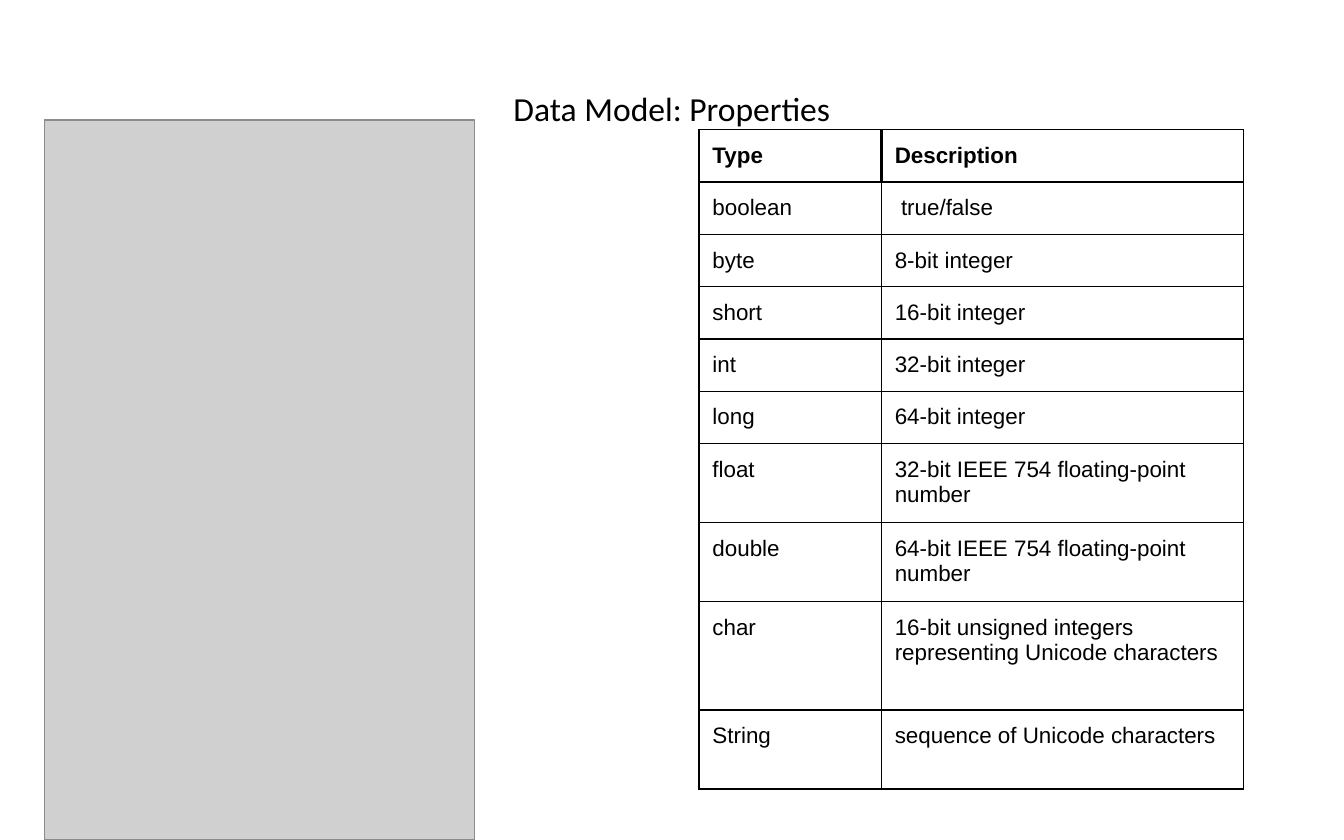
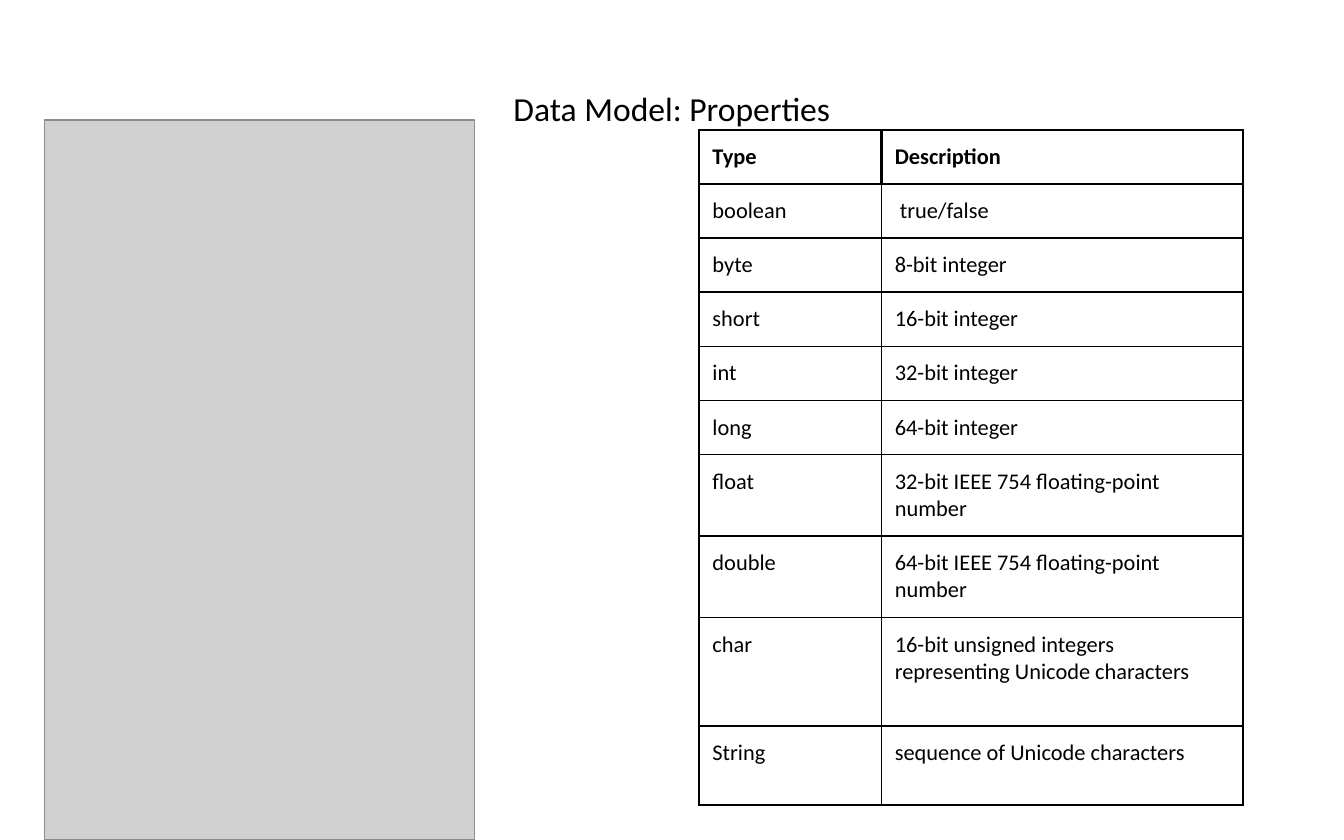
Before and after one commit to hogeschool/INFDEV026B, a slide deck: slide 21 of 2016-2017/Lecture 5.pptx. Drawn at 1344x840 pixels with LibreOffice and Linux fonts; fonts in the diff are those of the drawing; grey boxes stand for pictures. Boxes give left, top, right and bottom in pixels: in the first picture for what was removed or moved away, otherwise in the second. Text is boxed around its words. In the diff, an @@ line names an element or a change of style, - is before the commit and + after.

```diff
--- a/2016-2017/Lecture 5.pptx
+++ b/2016-2017/Lecture 5.pptx
@@ table at box(699, 130, 1243, 790) @@
@@ font Arial to Calibri @@
```
Also in this commit, not shown: 12 other slides changed.
